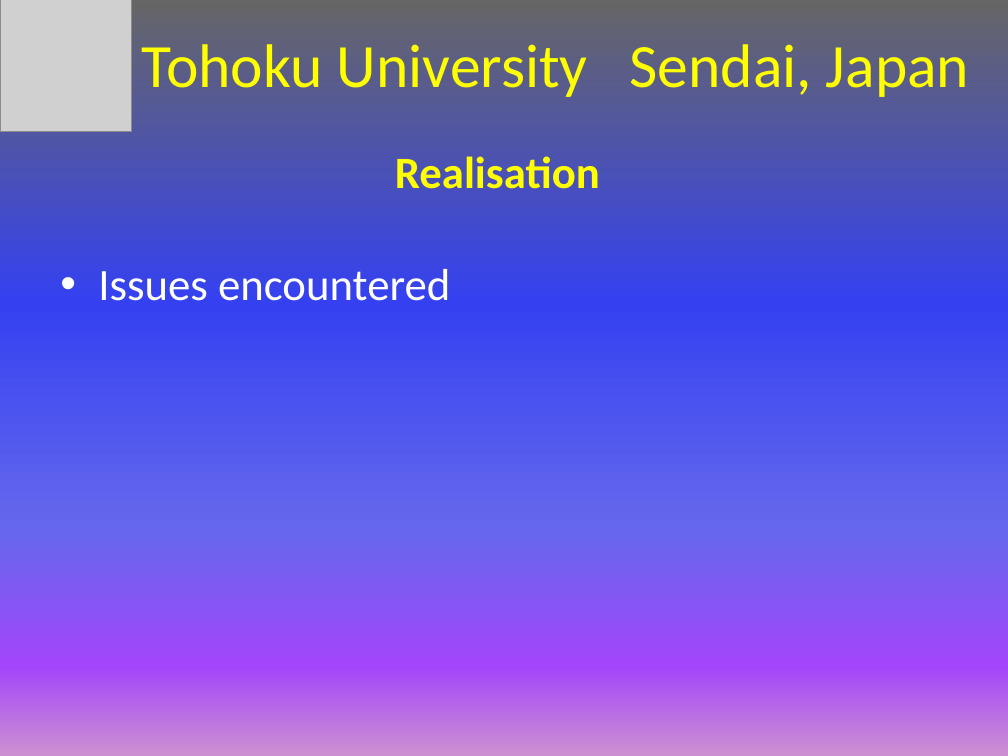
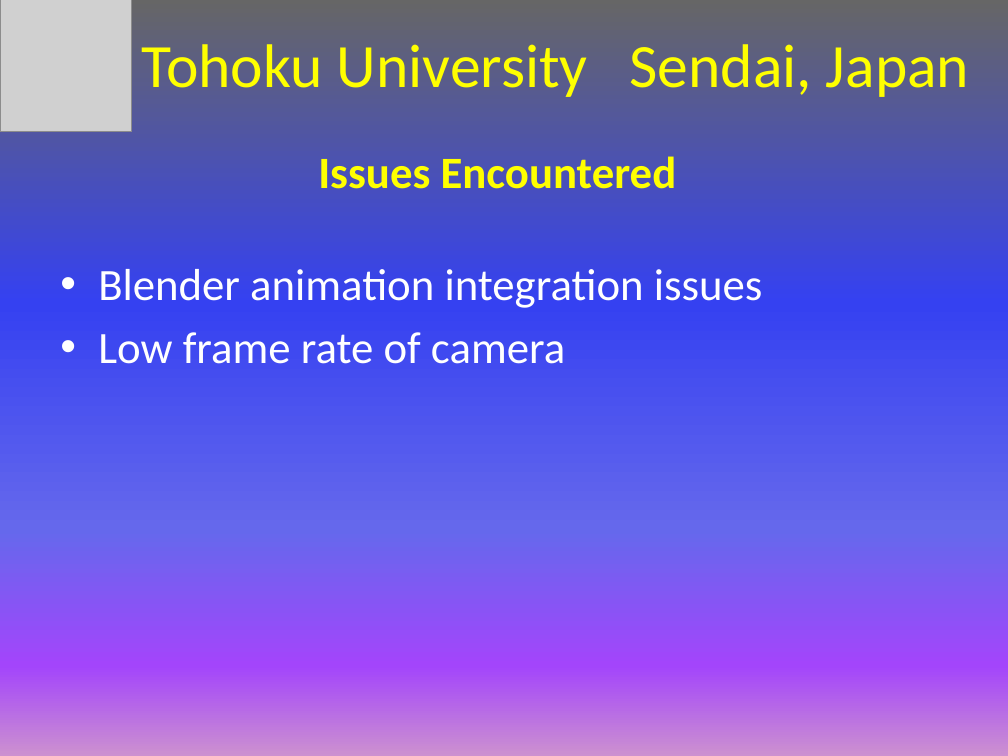
Before and after one commit to eyildiz-ugoe/tesp2018_projection, a slide deck: slide 7 of presentation/6_TOHOKU_ENG.pptx. Drawn at 1008x756 pixels with LibreOffice and Linux fonts; fonts in the diff are those of the drawing; grey boxes stand for pictures. Boxes give left, top, right and bottom in pixels: in the first picture for what was removed or moved away, otherwise in the second. Text is boxed around its words. In the diff, an @@ line names an element or a change of style, - is before the commit and + after.

Commit message:
updates

```diff
--- a/presentation/6_TOHOKU_ENG.pptx
+++ b/presentation/6_TOHOKU_ENG.pptx
@@ text at bbox=[318, 156, 677, 189]: text changed @@
-Realisation
+Issues Encountered
@@ text at bbox=[98, 269, 763, 364]: text changed @@
-• Issues encountered
+• Blender animation integration issues
+• Low frame rate of camera
```
Also in this commit, not shown: 1 other slide changed.
